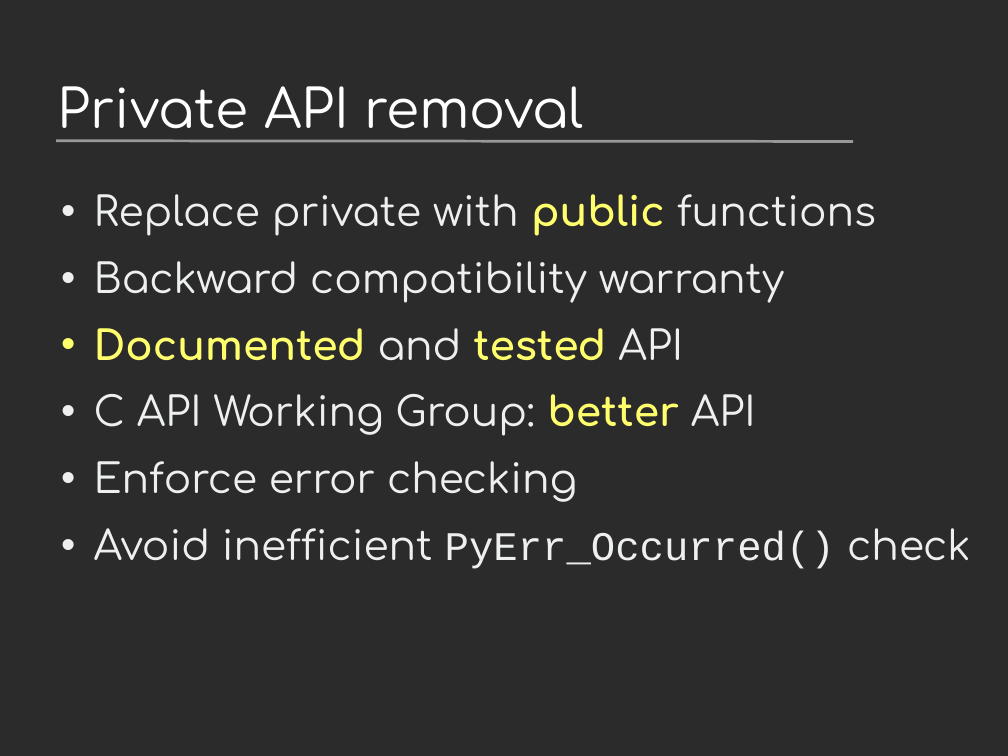
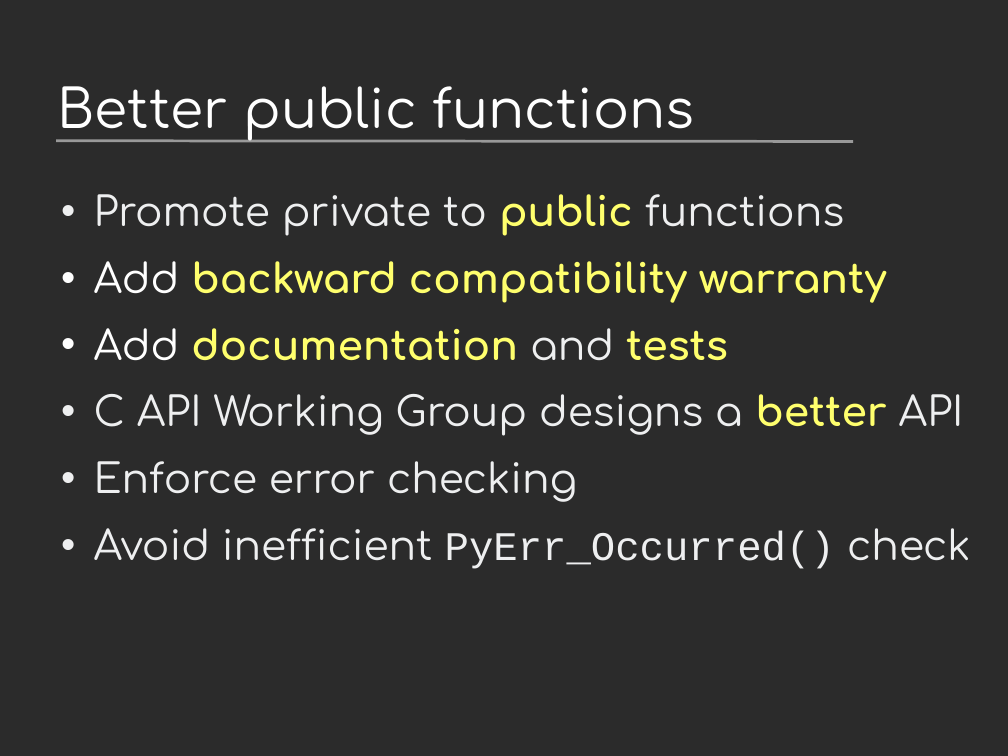
Before and after one commit to vstinner/talks, a slide deck: slide 9 of 2024-PyconUS-LangSummit/c-api.odp (slide 7 before the commit). Drawn at 1008x756 pixels with LibreOffice and Linux fonts; fonts in the diff are those of the drawing; background and template pictures are left out; a plain dark background stands for a picture behind light text. Boxes give left, top, right and bottom in pixels: in the first picture for what was removed or moved away, otherwise in the second. Text is boxed around its words. In the diff, an @@ line names an element or a change of style, - is before the commit and + after.

```diff
--- a/2024-PyconUS-LangSummit/c-api.odp
+++ b/2024-PyconUS-LangSummit/c-api.odp
@@ title at box(58, 86, 694, 141): text changed @@
-Private API removal
+Better public functions
@@ text at box(94, 194, 964, 436): text changed; text colour #EEEFF0 to #FFFF6D @@
-• Replace private with public functions
-• Backward compatibility warranty
-• Documented and tested API
-• C API Working Group: better API
+• Promote private to public functions
+• Add backward compatibility warranty
+• Add documentation and tests
+• C API Working Group designs a better API
```
Also in this commit, not shown: 11 other slides changed, 4 slides added, 1 other file.
